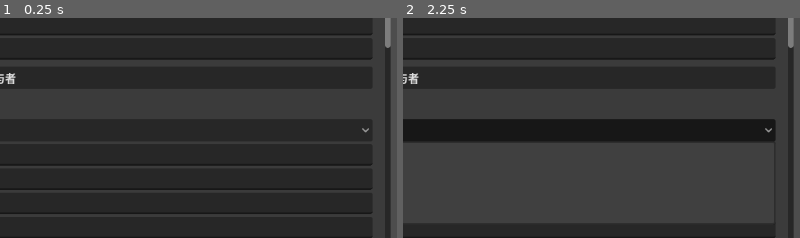
Above: before the commit, frames 1-2 (left to right).
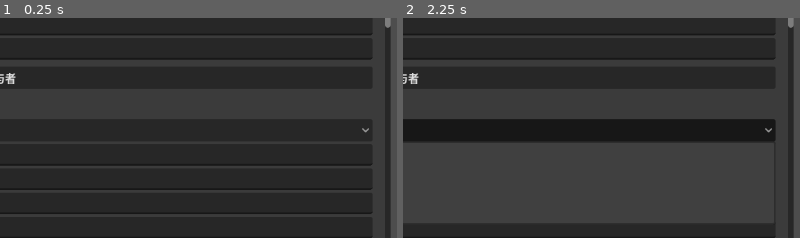
Above: after the commit, the same moments.

Repository: TreeGrassClanKindofLame/GjLifeCheatButton
Game: Godot game, scene res://Main.tscn
Two runs of this game, one before a commit and one after it. Both use one fixed random seed, a clock stepped at 60 frames per second and the inputs below.
Inputs:
- Up to frame 1 (0.25 s): no input
- Up to frame 2 (2.25 s): click "全员合作总收益必须最高" at 0.5 s; click "生成参与者" at 1.25 s; click "Exponential Decay（指数衰减）" at 2 s
The pictures show only the part of the screen within x 50-100%, y 22-72%; the shares and areas given below are measured in that part.

The runs differ from the first frame. In frame 1, 0.1% of the frame differs, in the area x 96-99%, y 3-14%; in frame 2, 0.1%.

Commit message:
增加图标显示

Diff:
--- a/scripts/main.gd
+++ b/scripts/main.gd
@@ -3,6 +3,7 @@
 const GameManagerLib := preload("res://scripts/game_manager.gd")
 const PayoffCalculatorLib := preload("res://scripts/payoff_calculator.gd")
 const PayoffConfigLib := preload("res://scripts/payoff_config.gd")
+const PayoffCurveChartLib := preload("res://scripts/payoff_curve_chart.gd")
 const StrategyBaseLib := preload("res://scripts/strategy_base.gd")
 
 var manager := GameManagerLib.new()
@@ -28,6 +29,9 @@
 var history_output: RichTextLabel
 var payoff_title_label: Label
 var payoff_tables_box: VBoxContainer
+var total_payoff_chart
+var cooperator_payoff_chart
+var defector_payoff_chart
 var auto_timer: Timer
 var is_refreshing_strategy_controls := false
 var is_building_payoff_ui := false
@@ -79,6 +83,7 @@
 
 	_build_settings_section(root)
 	_build_payoff_section(root)
+	_build_curve_charts_section(root)
 	_build_controls_section(root)
 	_build_stats_section(root)
 	_build_strategy_controls_section(root)
@@ -290,6 +295,30 @@
 	is_building_payoff_ui = false
 
 
+func _build_curve_charts_section(root: VBoxContainer) -> void:
+	var title := Label.new()
+	title.text = "收益曲线"
+	root.add_child(title)
+
+	var grid := GridContainer.new()
+	grid.columns = 1
+	grid.size_flags_horizontal = Control.SIZE_EXPAND_FILL
+	grid.add_theme_constant_override("v_separation", 8)
+	root.add_child(grid)
+
+	total_payoff_chart = PayoffCurveChartLib.new()
+	total_payoff_chart.size_flags_horizontal = Control.SIZE_EXPAND_FILL
+	grid.add_child(total_payoff_chart)
+
+	cooperator_payoff_chart = PayoffCurveChartLib.new()
+	cooperator_payoff_chart.size_flags_horizontal = Control.SIZE_EXPAND_FILL
+	grid.add_child(cooperator_payoff_chart)
+
+	defector_payoff_chart = PayoffCurveChartLib.new()
+	defector_payoff_chart.size_flags_horizontal = Control.SIZE_EXPAND_FILL
+	grid.add_child(defector_payoff_chart)
+
+
 func _add_labeled_input(parent: GridContainer, label_text: String, default_text: String) -> LineEdit:
 	var label := Label.new()
 	label.text = label_text
@@ -427,6 +456,7 @@
 	_refresh_participant_stats()
 	_refresh_history()
 	_refresh_payoff_warnings()
+	_refresh_payoff_charts()
 
 
 func _refresh_stats() -> void:
@@ -482,12 +512,14 @@
 	_sync_settings_without_regenerating()
 	_refresh_payoff_preview_current()
 	_refresh_payoff_warnings()
+	_refresh_payoff_charts()
 
 
 func _refresh_payoff_preview_current() -> void:
 	_clear_payoff_tables()
 	_render_payoff_table(manager.participant_count)
 	_refresh_payoff_warnings()
+	_refresh_payoff_charts()
 
 
 func _clear_payoff_tables() -> void:
@@ -546,6 +578,36 @@
 		return
 	var warnings := manager.validate_payoff_config_for_count(_read_int(participant_count_input, manager.participant_count, 1))
 	payoff_warning_output.text = "\n".join(warnings)
+
+
+func _refresh_payoff_charts() -> void:
+	if total_payoff_chart == null:
+		return
+
+	var count: int = max(1, _read_int(participant_count_input, manager.participant_count, 1))
+	var rows: Array = manager.build_payoff_table_rows_for_count(count)
+	var x_values: Array[float] = []
+	var total_values: Array[float] = []
+	var cooperator_values: Array[float] = []
+	var defector_values: Array[float] = []
+
+	for row in rows:
+		var cooperators_count: float = float(row["cooperators_count"])
+		var defectors_count: int = int(row["defectors_count"])
+		x_values.append(cooperators_count)
+		total_values.append(float(row["total_payoff_value"]))
+		if cooperators_count > 0.0:
+			cooperator_values.append(float(row["cooperator_each_value"]))
+		else:
+			cooperator_values.append(0.0)
+		if defectors_count > 0:
+			defector_values.append(float(row["defector_each_value"]))
+		else:
+			defector_values.append(0.0)
+
+	total_payoff_chart.set_data("全体总收益", x_values, total_values, Color(0.4, 0.8, 1.0, 1.0))
+	cooperator_payoff_chart.set_data("合作者每人收益", x_values, cooperator_values, Color(0.45, 0.95, 0.55, 1.0))
+	defector_payoff_chart.set_data("背叛者每人收益", x_values, defector_values, Color(1.0, 0.55, 0.38, 1.0))
 
 
 func _read_payoff_config_from_ui():
--- a/scripts/payoff_calculator.gd
+++ b/scripts/payoff_calculator.gd
@@ -86,10 +86,14 @@
 		var cooperators_count := participant_count - defectors_count
 		var cooperator_each := "-"
 		var defector_each := "-"
+		var cooperator_each_value := 0.0
+		var defector_each_value := 0.0
 		if cooperators_count > 0:
-			cooperator_each = format_amount(payoffs[defectors_count])
+			cooperator_each_value = payoffs[defectors_count]
+			cooperator_each = format_amount(cooperator_each_value)
 		if defectors_count > 0:
-			defector_each = format_amount(payoffs[0])
+			defector_each_value = payoffs[0]
+			defector_each = format_amount(defector_each_value)
 
 		var total_payoff := 0.0
 		for payoff in payoffs:
@@ -102,6 +106,9 @@
 			"cooperator_each": cooperator_each,
 			"defector_each": defector_each,
 			"total_payoff": format_amount(total_payoff),
+			"cooperator_each_value": cooperator_each_value,
+			"defector_each_value": defector_each_value,
+			"total_payoff_value": total_payoff,
 		})
 	return rows
 
--- /dev/null
+++ b/scripts/payoff_curve_chart.gd
@@ -0,0 +1,76 @@
+class_name PayoffCurveChart
+extends Control
+
+var chart_title: String = ""
+var x_values: Array[float] = []
+var y_values: Array[float] = []
+var line_color: Color = Color(0.35, 0.75, 1.0)
+
+
+func _ready() -> void:
+	custom_minimum_size = Vector2(0, 150)
+
+
+func set_data(new_title: String, new_x_values: Array[float], new_y_values: Array[float], new_line_color: Color) -> void:
+	chart_title = new_title
+	x_values = new_x_values
+	y_values = new_y_values
+	line_color = new_line_color
+	queue_redraw()
+
+
+func _draw() -> void:
+	var rect := Rect2(Vector2.ZERO, size)
+	draw_rect(rect, Color(0.17, 0.17, 0.17, 1.0), true)
+	draw_rect(rect, Color(0.36, 0.36, 0.36, 1.0), false, 1.0)
+
+	var title_font := get_theme_default_font()
+	var title_size := 15
+	draw_string(title_font, Vector2(10, 22), chart_title, HORIZONTAL_ALIGNMENT_LEFT, -1, title_size, Color.WHITE)
+
+	var plot := Rect2(42, 34, max(1.0, size.x - 58.0), max(1.0, size.y - 58.0))
+	draw_line(Vector2(plot.position.x, plot.end.y), plot.end, Color(0.72, 0.72, 0.72, 1.0), 1.0)
+	draw_line(plot.position, Vector2(plot.position.x, plot.end.y), Color(0.72, 0.72, 0.72, 1.0), 1.0)
+
+	if x_values.is_empty() or y_values.is_empty():
+		draw_string(title_font, plot.position + Vector2(12, 32), "暂无数据", HORIZONTAL_ALIGNMENT_LEFT, -1, 14, Color(0.8, 0.8, 0.8, 1.0))
+		return
+
+	var min_x := x_values[0]
+	var max_x := x_values[0]
+	var min_y := y_values[0]
+	var max_y := y_values[0]
+	for i in range(x_values.size()):
+		min_x = min(min_x, x_values[i])
+		max_x = max(max_x, x_values[i])
+		min_y = min(min_y, y_values[i])
+		max_y = max(max_y, y_values[i])
+
+	if is_equal_approx(max_x, min_x):
+		max_x = min_x + 1.0
+	if is_equal_approx(max_y, min_y):
+		max_y = min_y + 1.0
+	if min_y > 0.0:
+		min_y = 0.0
+
+	var points: Array[Vector2] = []
+	for i in range(x_values.size()):
+		var x_rate := (x_values[i] - min_x) / (max_x - min_x)
+		var y_rate := (y_values[i] - min_y) / (max_y - min_y)
+		var point := Vector2(
+			plot.position.x + x_rate * plot.size.x,
+			plot.end.y - y_rate * plot.size.y
+		)
+		points.append(point)
+
+	for i in range(points.size() - 1):
+		draw_line(points[i], points[i + 1], line_color, 2.0)
+	for point in points:
+		draw_circle(point, 3.0, line_color)
+
+	var label_color := Color(0.82, 0.82, 0.82, 1.0)
+	draw_string(title_font, Vector2(plot.position.x, size.y - 8), "合作人数", HORIZONTAL_ALIGNMENT_LEFT, -1, 12, label_color)
+	draw_string(title_font, Vector2(6, plot.position.y + 12), PayoffCalculator.format_amount(max_y), HORIZONTAL_ALIGNMENT_LEFT, -1, 11, label_color)
+	draw_string(title_font, Vector2(6, plot.end.y), PayoffCalculator.format_amount(min_y), HORIZONTAL_ALIGNMENT_LEFT, -1, 11, label_color)
+	draw_string(title_font, Vector2(plot.position.x, plot.end.y + 16), PayoffCalculator.format_amount(min_x), HORIZONTAL_ALIGNMENT_LEFT, -1, 11, label_color)
+	draw_string(title_font, Vector2(plot.end.x - 24, plot.end.y + 16), PayoffCalculator.format_amount(max_x), HORIZONTAL_ALIGNMENT_LEFT, -1, 11, label_color)
Not shown, added: scripts/payoff_curve_chart.gd.uid
